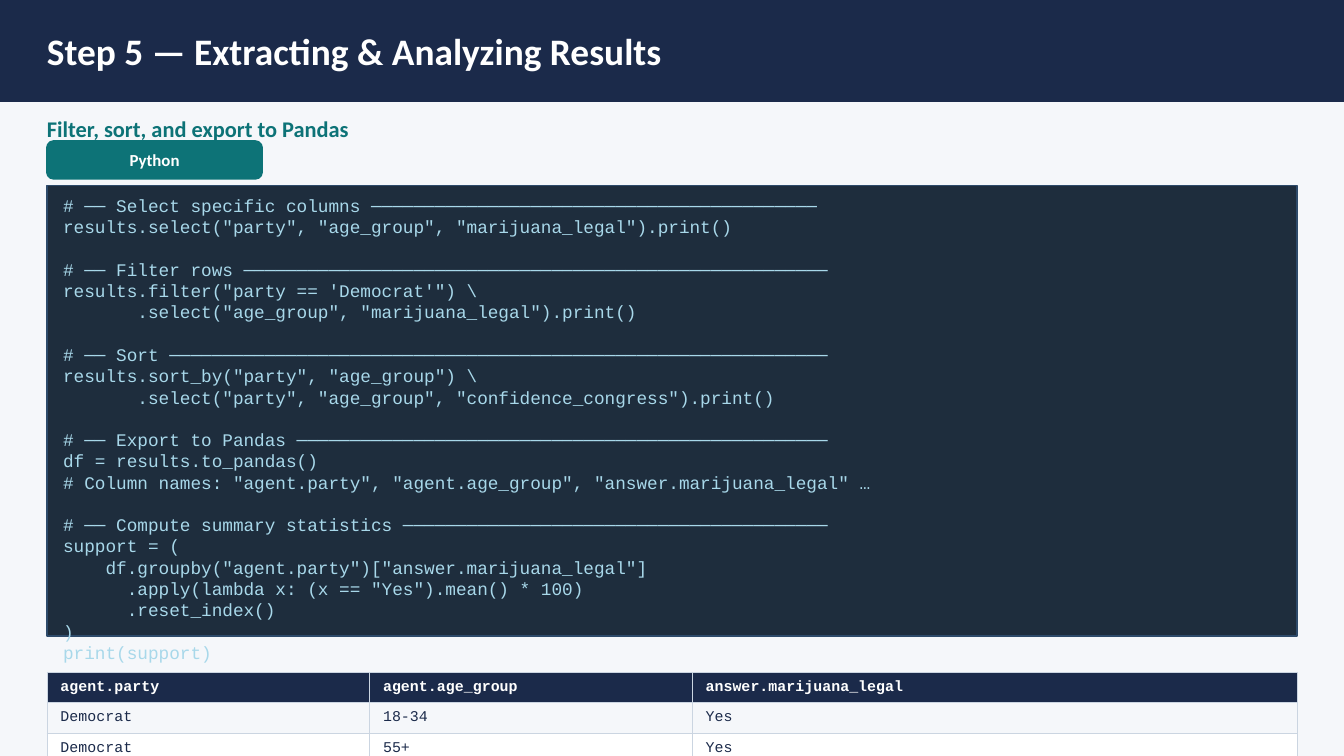
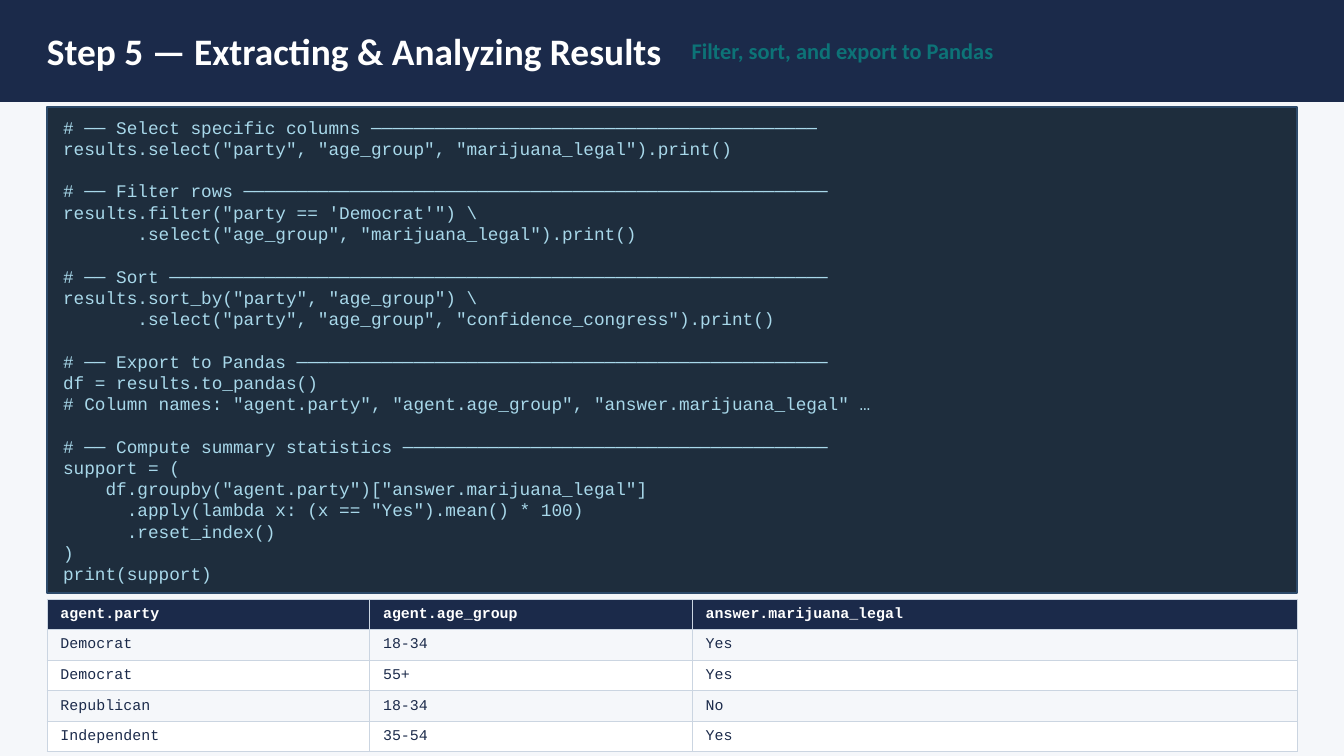
Before and after one commit to VeraMao/MACS30755_Digital-Experiments_EDSL_Workshop, a slide deck: slide 9 of edsl_workshop_slides.pptx. Drawn at 1344x756 pixels with LibreOffice and Linux fonts; fonts in the diff are those of the drawing. Boxes give left, top, right and bottom in pixels: in the first picture for what was removed or moved away, otherwise in the second. Text is boxed around its words. In the diff, an @@ line names an element or a change of style, - is before the commit and + after.

```diff
--- a/edsl_workshop_slides.pptx
+++ b/edsl_workshop_slides.pptx
@@ text "Filter, sort, and export to ...": place and size @@
-text "Filter, sort, and export to ..." at (47,121,348,143)
+text "Filter, sort, and export to ..." at (692,43,993,62)
@@ rectangle: place and size @@
-rectangle at (47,185,1297,636)
+rectangle at (47,108,1297,594)
@@ text "# ── Select specific columns ...": place and size @@
-text "# ── Select specific columns ..." at (63,200,849,620)
+text "# ── Select specific columns ..." at (63,121,849,542)
@@ rounded rectangle removed at (47,141,262,179) @@
@@ text removed at (130,154,180,169) @@
-Python
@@ table: place and size @@
-table at (47,672,1297,756)
+table at (47,599,1297,756)
```
Also in this commit, not shown: 9 other slides changed.
